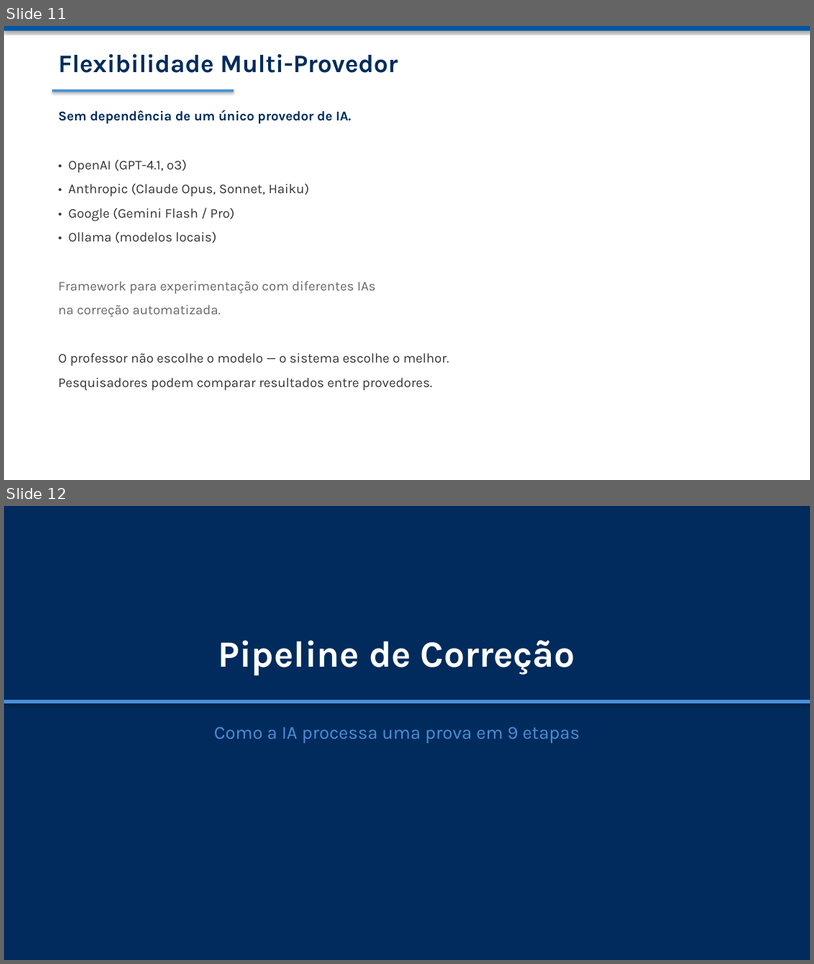
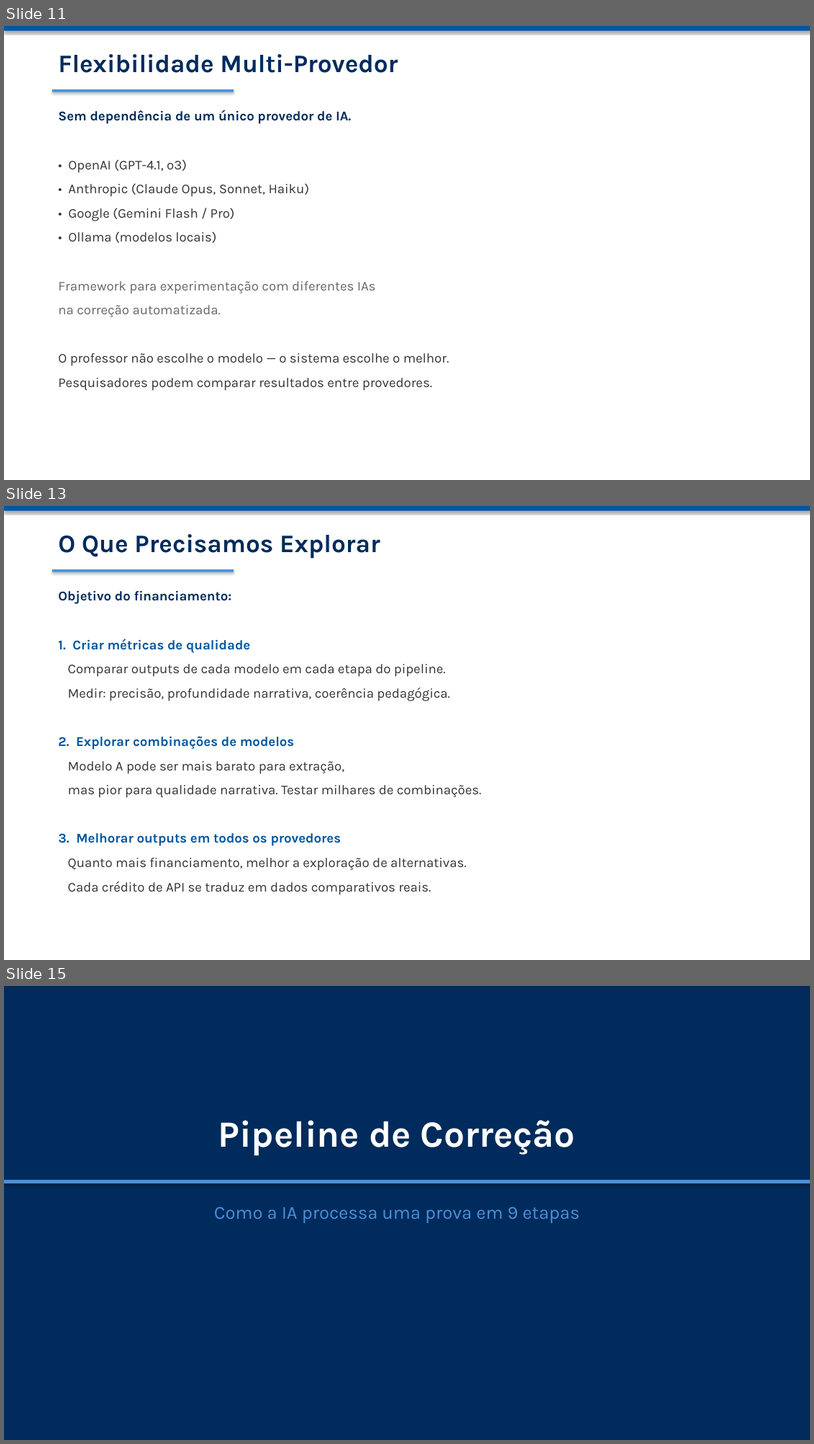
Before and after one commit to OttoBoop/novo-cr-presentation, a slide deck: NOVO_CR_Apresentacao_v3.pptx. Shown one above the other, each under a label of ours: slides 11 and 12 before the commit, slides 11, 13 and 15 after it; the slides between them are not shown. The pictures are 814x964 and 814x1444 pixels, drawn with LibreOffice and Linux fonts; fonts in the diff are those of the drawing. Boxes give left, top, right and bottom in pixels: in the first picture for what was removed or moved away, otherwise in the second. Text is boxed around its words. In the diff, an @@ line names an element or a change of style, - is before the commit and + after.

```diff
--- a/NOVO_CR_Apresentacao_v3.pptx
+++ b/NOVO_CR_Apresentacao_v3.pptx
@@ slide 13 added at bbox=[4, 506, 810, 960], background #FFFFFF @@
@@ rectangle added at bbox=[4, 506, 810, 511], fill #0056A0 @@
@@ text added at bbox=[58, 534, 381, 559], 30 pt, text #002B5C, bold @@
+O Que Precisamos Explorar
@@ rectangle added at bbox=[52, 569, 234, 572], fill #4A90D9 @@
@@ text added at bbox=[58, 590, 482, 895], 16 pt, text #333333 @@
+Objetivo do financiamento:
+1. Criar métricas de qualidade
+Comparar outputs de cada modelo em cada etapa do pipeline.
+Medir: precisão, profundidade narrativa, coerência pedagógica.
+2. Explorar combinações de modelos
+Modelo A pode ser mais barato para extração,
+mas pior para qualidade narrativa. Testar milhares de combinações.
+3. Melhorar outputs em todos os provedores
+Quanto mais financiamento, melhor a exploração de alternativas.
+Cada crédito de API se traduz em dados comparativos reais.
@@ what was slide 12 is now slide 15 @@
```
Also in this commit, not shown: 1 slide changed, 3 other slides added, 2 other files.
